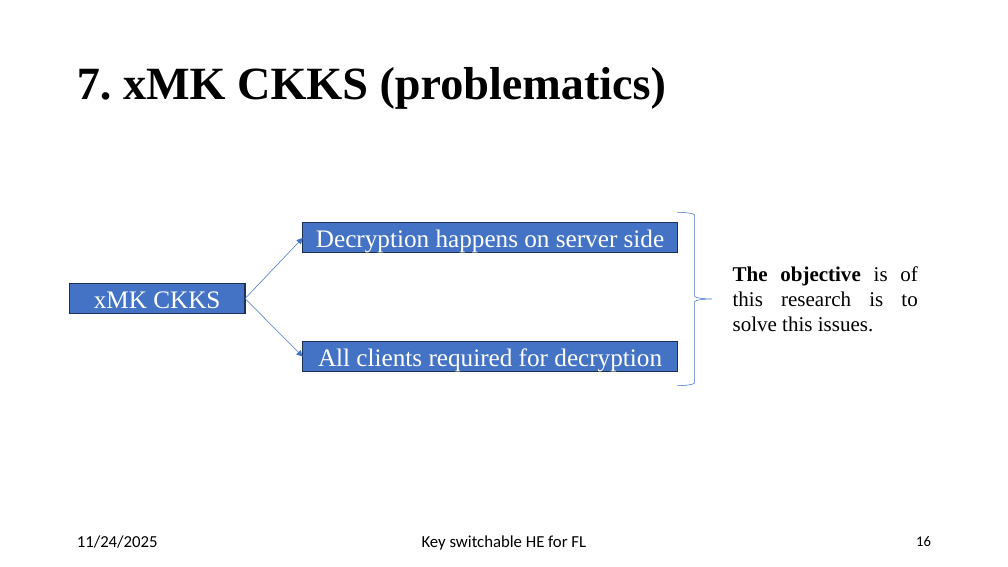
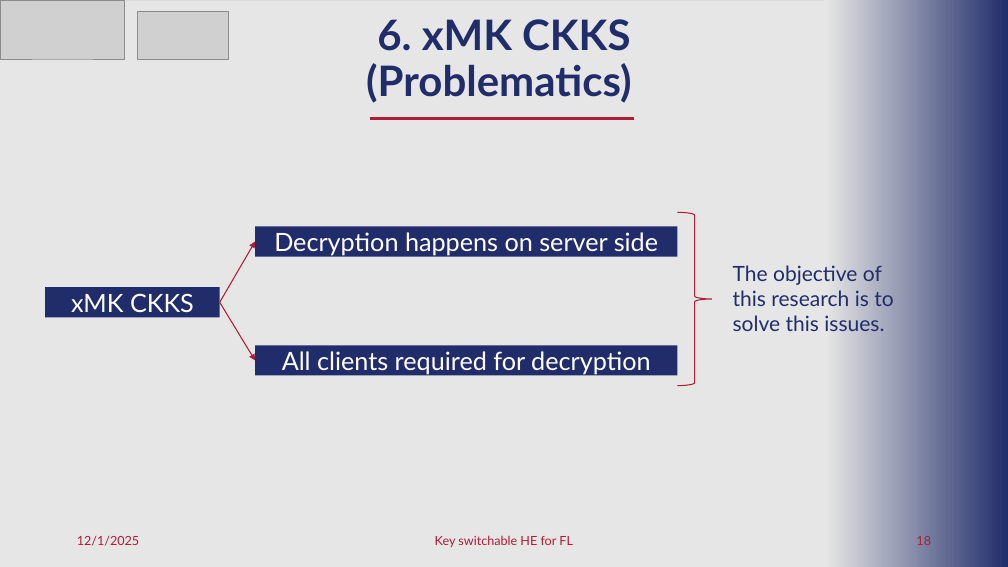
Before and after one commit to pyb0b/master-thesis-report, a slide deck: slide 18 of Final Presentation.pptx (slide 16 before the commit). Drawn at 1008x567 pixels with LibreOffice and Linux fonts; fonts in the diff are those of the drawing; grey boxes stand for pictures. Boxes give left, top, right and bottom in pixels: in the first picture for what was removed or moved away, otherwise in the second. Text is boxed around its words. In the diff, an @@ line names an element or a change of style, - is before the commit and + after.

```diff
--- a/Final Presentation.pptx
+++ b/Final Presentation.pptx
@@ rectangle added at bbox=[0, 1, 1008, 567], fill #E6E6E6 @@
@@ picture added at bbox=[0, 0, 125, 59] @@
@@ picture added at bbox=[138, 12, 228, 59] @@
@@ text at bbox=[366, 19, 631, 103]: text changed; size 44 to 40 pt; font Times New Roman to Lato; text colour #000000 to #212D6A @@
-7. xMK CKKS (problematics)
+6. xMK CKKS (Problematics)
@@ rectangle added at bbox=[826, 0, 1008, 567], fill gradient #E6E6E6 to #212D6A @@
@@ line added from (634, 119) to (371, 119), #AB1D38 3 pt @@
@@ rectangle "Decryption happens on server side": place and size @@
-rectangle "Decryption happens on server side" at bbox=[303, 223, 678, 253]
+rectangle "Decryption happens on server side" at bbox=[255, 226, 678, 256]
@@ right brace at bbox=[678, 212, 712, 386]: outline #4472C4 0.5 pt to #AB1D38 1 pt @@
@@ arrow moved from (245, 299) - (303, 238) to (220, 302) - (255, 241) @@
@@ arrow (220, 302) - (255, 241): stroke #4472C4 0.5 pt to #AB1D38 1 pt @@
@@ text at bbox=[733, 265, 893, 336]: text changed; font Times New Roman to Lato; text colour #000000 to #212D6A @@
-The objective is of this research is to solve this issues.
+The objective of this research is to solve this issues.
@@ rectangle "xMK CKKS": place and size @@
-rectangle "xMK CKKS" at bbox=[70, 284, 246, 314]
+rectangle "xMK CKKS" at bbox=[45, 287, 220, 318]
@@ arrow moved from (245, 299) - (303, 357) to (220, 302) - (255, 361) @@
@@ arrow (220, 302) - (255, 361): stroke #4472C4 0.5 pt to #AB1D38 1 pt @@
@@ font Times New Roman to Lato; fill #4472C4 to #212D6A; outline #1E3256 1 pt to none in 3 elements at bbox=[45, 287, 220, 318], bbox=[255, 226, 678, 256], bbox=[255, 346, 678, 376] @@
@@ rectangle "All clients required for decryption": place and size @@
-rectangle "All clients required for decryption" at bbox=[303, 342, 678, 372]
+rectangle "All clients required for decryption" at bbox=[255, 346, 678, 376]
@@ text at bbox=[77, 536, 139, 546]: text changed; size 16 to 12 pt; font Calibri to Lato; text colour #000000 to #AB1D38 @@
-11/24/2025
+12/1/2025
@@ text "Key switchable HE for FL" at bbox=[435, 535, 573, 547]: size 16 to 12 pt, font Calibri to Lato, text colour #000000 to #AB1D38 @@
@@ page number at bbox=[916, 536, 931, 545]: text changed; size 14 to 12 pt; font Calibri to Lato; text colour #000000 to #AB1D38 @@
-16
+18
```
Also in this commit, not shown: 22 other slides changed, 11 slides added, 2 slides removed, 1 other file.
